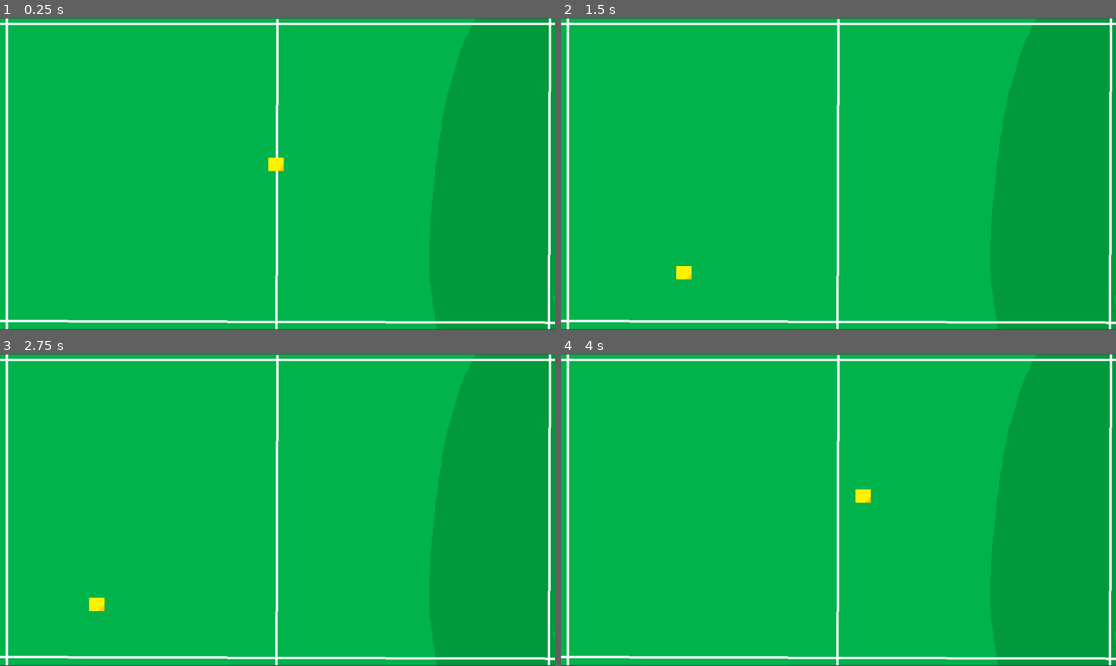
Above: before the commit, frames 1-4 (two rows, left to right).
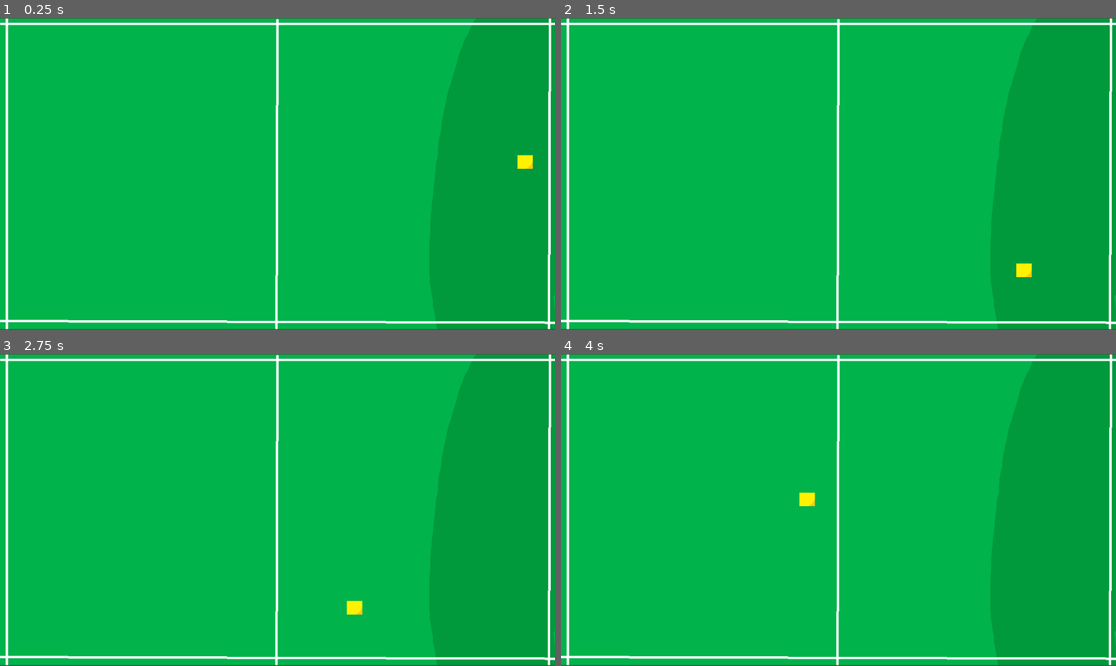
Above: after the commit, the same moments.

Repository: EvelynMantovani/PingPong
Game: Godot game, scene res://principal.tscn
The game is run twice, just before and just after one commit, with the same random seed, the same clock (stepped at 60 frames per second) and the same inputs.
Inputs:
- Up to frame 1 (0.25 s): no input
- Up to frame 2 (1.5 s): no input
- Up to frame 3 (2.75 s): no input
- Up to frame 4 (4 s): no input

The runs differ from the first frame. In frame 1, 0.3% of the frame differs, in the area x 48-96%, y 43-50%; in frame 2, 0.3%; in frame 3, 0.3%, in the area x 16-66%, y 77-84%; in frame 4, 0.3%.

Commit message:
2°Teste // Bolinha funcionando

Diff:
--- a/bolas.gd
+++ b/bolas.gd
@@ -1,9 +1,9 @@
 extends Node2D
 
 var velocy: int = 180
-var velocx: int = 10
+var velocx: int = 180
 var direy: int = 1
-var direx: int = 2
+var direx: int = 1
 
 # Called when the node enters the scene tree for the first time.
 func _ready() -> void:
@@ -21,11 +21,9 @@
 	print(position)
 
 
-	position.x = position.x + direx *velocy *delta
-	if position.x >= 644:
+	position.x = position.x + direx *velocx *delta
+	if position.x >= 1142:
 		direx = -direx
-		#position.y =640
-
 	elif position.x <=10:
 		direx = -direx
 	print(position)
--- a/principal.tscn
+++ b/principal.tscn
@@ -12,5 +12,5 @@
 texture = ExtResource("2_ppk8e")
 
 [node name="Bolas" parent="." instance=ExtResource("2_oc367")]
-position = Vector2(489, 262)
+position = Vector2(1051, 257)
 scale = Vector2(0.99935, 0.952363)
